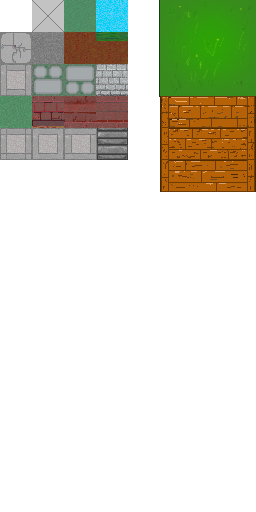
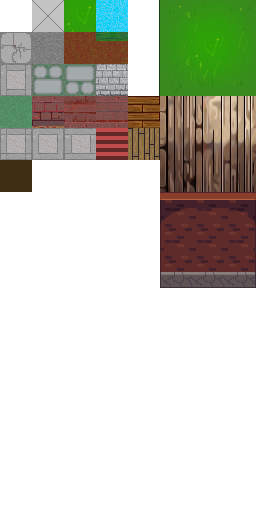
Layers edited between the first and the second w=256, h=512 image:
added layer "pisoMadeira 2" above "Grama" over left=128, top=128, right=160, bottom=160
renamed "Camada colada" to "Grama", painted on it over left=0, top=0, right=256, bottom=192
added layer "ChaoMadeira" above "Escada" over left=128, top=96, right=160, bottom=128
added layer "Escada" above "RPG parede" over left=96, top=128, right=128, bottom=160
added layer "RPG parede" above "paredeBing" over left=160, top=192, right=256, bottom=288
added layer "paredeBing" above "pedra bing" over left=160, top=96, right=256, bottom=193
added layer "pedra bing" above "chao madeira icia" over left=160, top=192, right=256, bottom=288
renamed "Camada colada #2" to "chao madeira icia", painted on it over left=160, top=96, right=256, bottom=192
removed layer "Camada colada #1" over left=64, top=0, right=96, bottom=32
